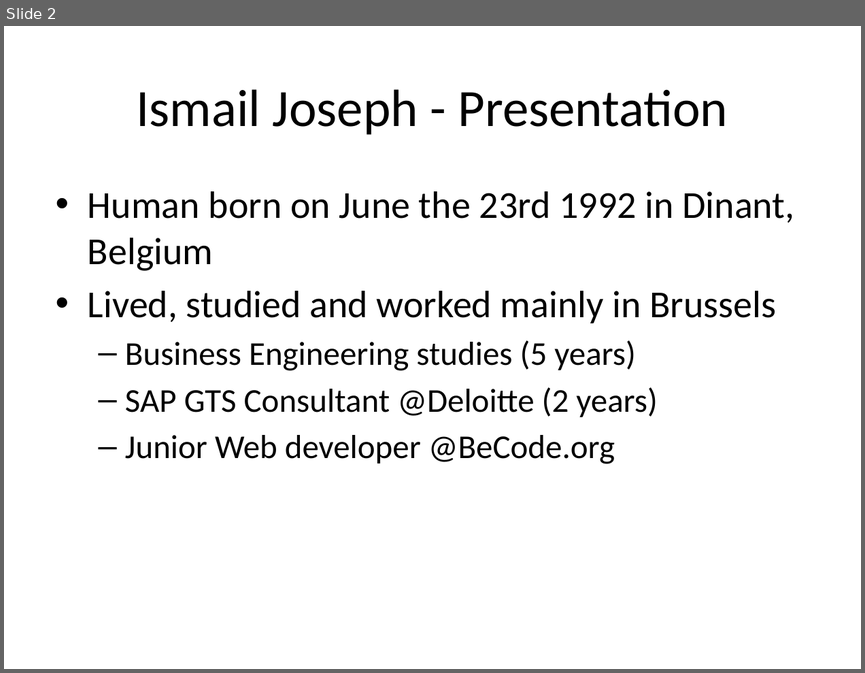
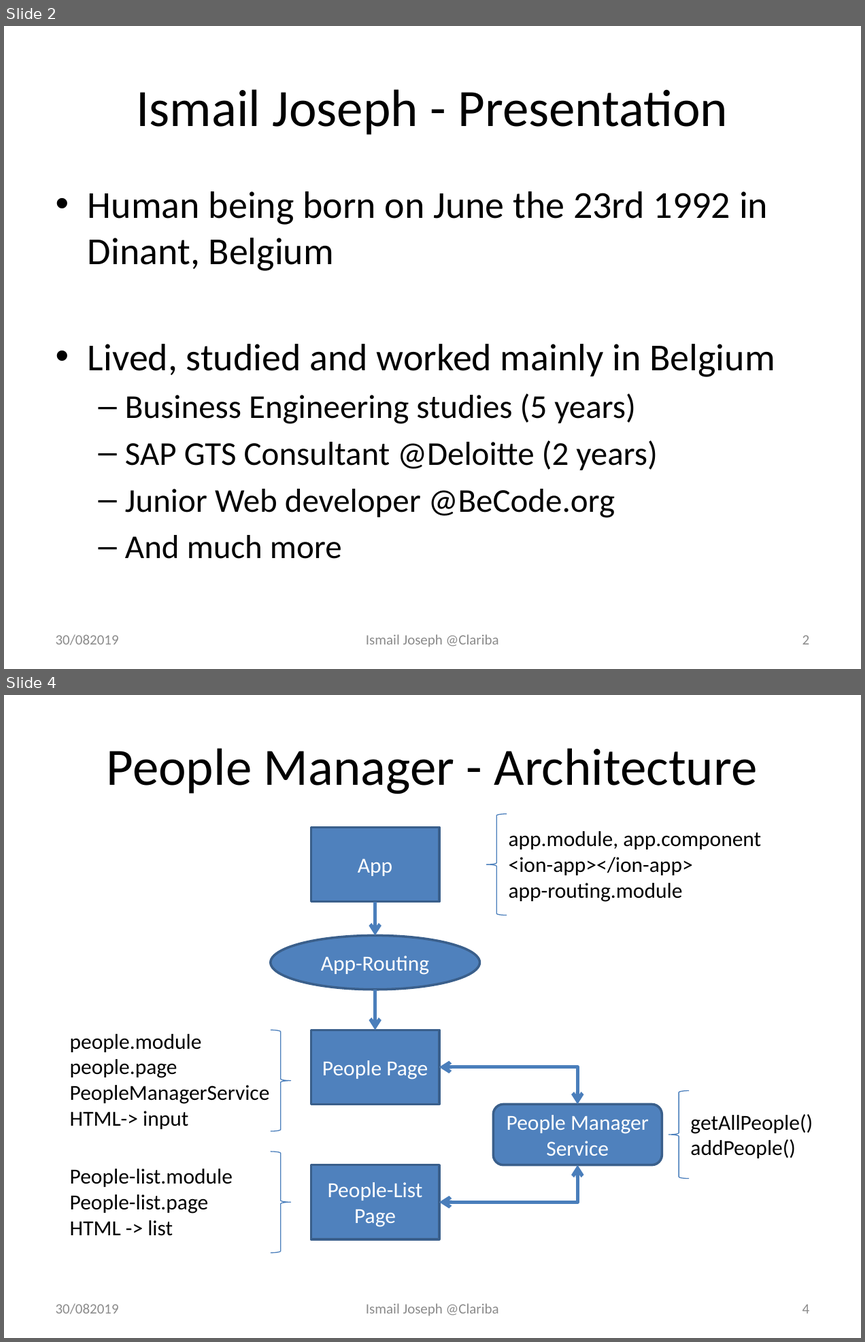
Before and after one commit to Fesouille/ionic-angular-course, a slide deck: Clariba_test_presentation.pptx. Shown one above the other, each under a label of ours: slide 2 before the commit, slides 2 and 4 after it; the slides between them are not shown. The pictures are 865x673 and 865x1342 pixels, drawn with LibreOffice and Linux fonts; fonts in the diff are those of the drawing. Boxes give left, top, right and bottom in pixels: in the first picture for what was removed or moved away, otherwise in the second. Text is boxed around its words. In the diff, an @@ line names an element or a change of style, - is before the commit and + after.

```diff
--- a/Clariba_test_presentation.pptx
+++ b/Clariba_test_presentation.pptx
@@ slide 4 added at bbox=[4, 695, 861, 1338], background #FFFFFF @@
@@ title added at bbox=[107, 748, 757, 794], 44 pt, text #000000 @@
+People Manager - Architecture
@@ left brace added at bbox=[486, 814, 507, 915], outline #4B7EBC 0.75 pt @@
@@ rectangle added at bbox=[311, 828, 439, 902], fill #4F81BD, outline #3A5F8C 2 pt, 18 pt, text #FFFFFF @@
+App
@@ text added at bbox=[509, 831, 761, 902], 18 pt, text #000000 @@
+app.module, app.component
+<ion-app></ion-app>
+app-routing.module
@@ arrow added from (375, 902) to (375, 936), #4B7EBC 3 pt @@
@@ ellipse added at bbox=[271, 936, 479, 989], fill #4F81BD, outline #3A5F8C 2 pt, 18 pt, text #FFFFFF @@
+App-Routing
@@ arrow added from (375, 989) to (375, 1030), #4B7EBC 3 pt @@
@@ text added at bbox=[70, 1034, 270, 1129], 18 pt, text #000000 @@
+people.module
+people.page
+PeopleManagerService
+HTML-> input
@@ right brace added at bbox=[271, 1030, 291, 1131], outline #4B7EBC 0.75 pt @@
@@ rectangle added at bbox=[311, 1030, 439, 1104], fill #4F81BD, outline #3A5F8C 2 pt, 18 pt, text #FFFFFF @@
+People Page
@@ elbow double arrow added from (439, 1067) to (577, 1104), #4B7EBC 3 pt @@
@@ left brace added at bbox=[669, 1091, 689, 1178], outline #4B7EBC 0.75 pt @@
@@ rounded rectangle added at bbox=[493, 1104, 662, 1164], fill #4F81BD, outline #3A5F8C 2 pt, 18 pt, text #FFFFFF @@
+People Manager Service
@@ text added at bbox=[690, 1114, 813, 1158], 18 pt, text #000000 @@
+getAllPeople()
+addPeople()
@@ right brace added at bbox=[271, 1151, 291, 1252], outline #4B7EBC 0.75 pt @@
@@ text added at bbox=[70, 1168, 232, 1236], 18 pt, text #000000 @@
+People-list.module
+People-list.page
+HTML -> list
@@ rectangle added at bbox=[311, 1164, 439, 1239], fill #4F81BD, outline #3A5F8C 2 pt, 18 pt, text #FFFFFF @@
+People-List Page
@@ elbow double arrow added from (577, 1164) to (439, 1202), #4B7EBC 3 pt @@
@@ text added at bbox=[56, 1303, 119, 1314], 12 pt, text #8C8C8C @@
+30/082019
@@ text added at bbox=[366, 1303, 499, 1316], 12 pt, text #8C8C8C @@
+Ismail Joseph @Clariba
@@ page number added at bbox=[802, 1304, 810, 1313], 12 pt, text #8C8C8C @@
+4
@@ slide 2 changed as well @@
@@ text at bbox=[88, 191, 774, 377]: text changed @@
-• Human born on June the 23rd 1992 in Dinant, Belgium
-• Lived, studied and worked mainly in Brussels
+• Human being born on June the 23rd 1992 in Dinant, Belgium
+• Lived, studied and worked mainly in Belgium
@@ text at bbox=[125, 535, 342, 558]: paragraph added @@
+  – And much more
@@ text added at bbox=[56, 634, 119, 645], 12 pt, text #8C8C8C @@
+30/082019
@@ text added at bbox=[366, 634, 499, 647], 12 pt, text #8C8C8C @@
+Ismail Joseph @Clariba
@@ page number added at bbox=[802, 635, 810, 644], 12 pt, text #8C8C8C @@
+2
```
Also in this commit, not shown: 1 other slide changed, 3 other slides added.
